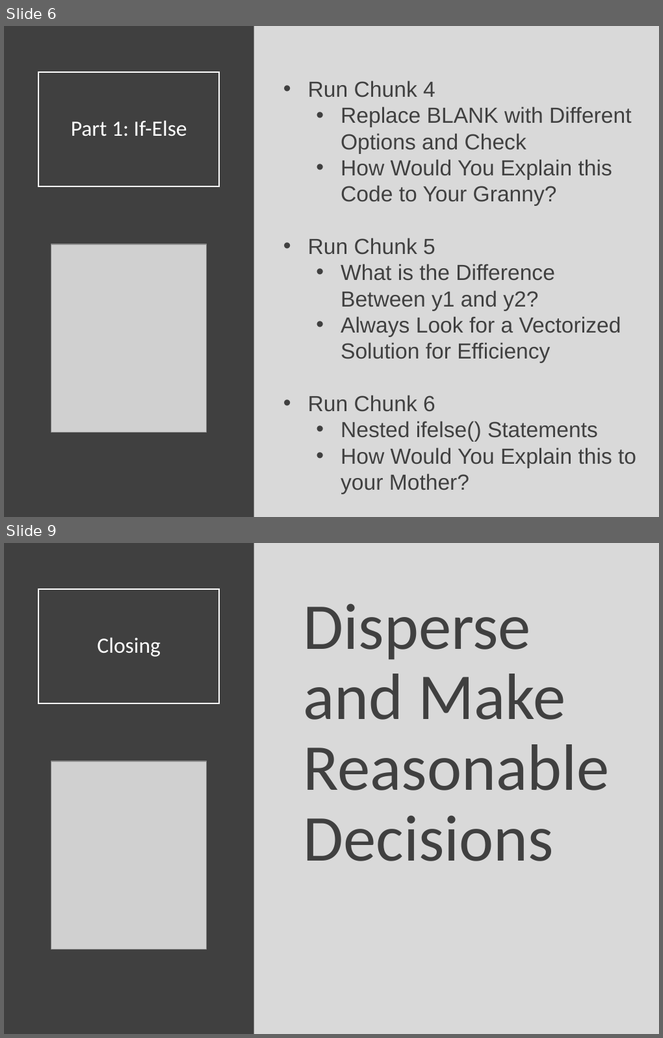
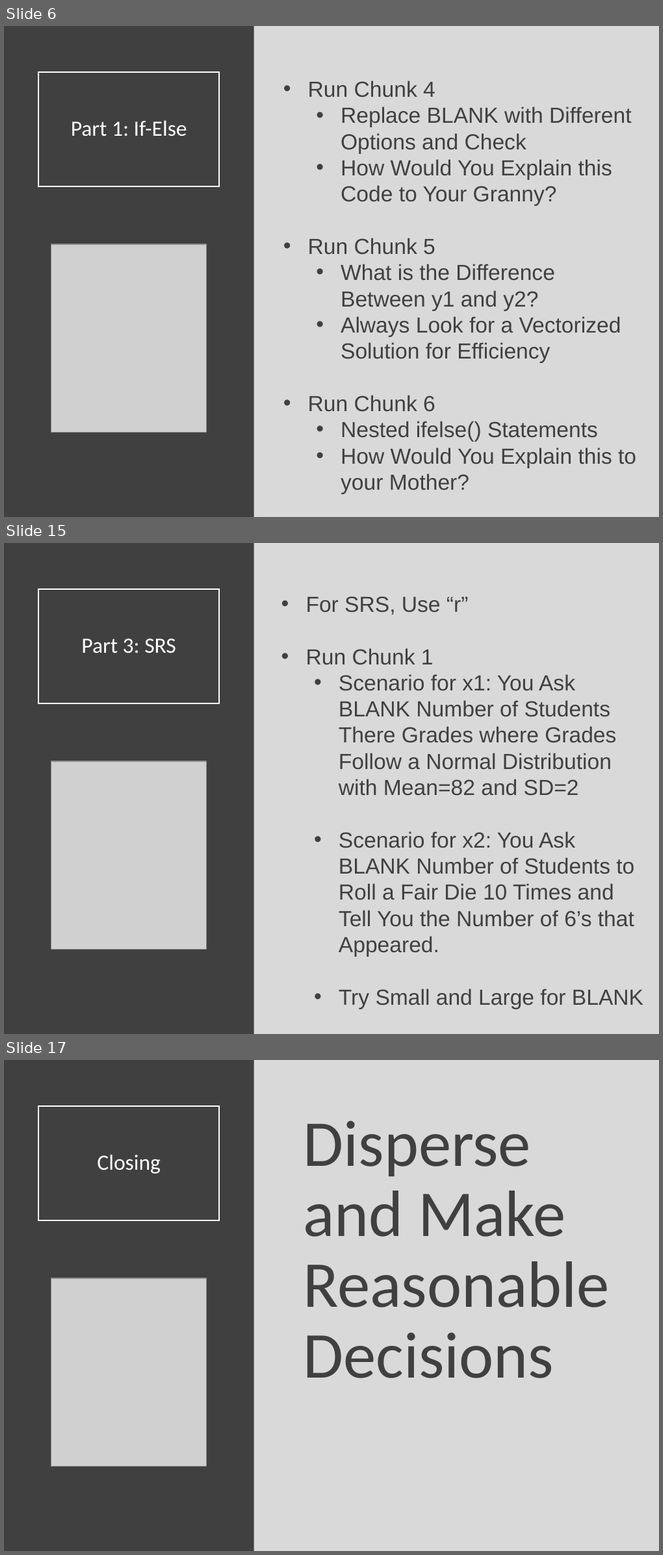
Before and after one commit to Yixf-Self/STOR320_WEBSITE, a slide deck: Lecture/Lecture 18/Lecture 18.pptx. Shown one above the other, each under a label of ours: slides 6 and 9 before the commit, slides 6, 15 and 17 after it; the slides between them are not shown. The pictures are 663x1038 and 663x1555 pixels, drawn with LibreOffice and Linux fonts; fonts in the diff are those of the drawing; grey boxes stand for pictures. Boxes give left, top, right and bottom in pixels: in the first picture for what was removed or moved away, otherwise in the second. Text is boxed around its words. In the diff, an @@ line names an element or a change of style, - is before the commit and + after.

```diff
--- a/Lecture/Lecture 18/Lecture 18.pptx
+++ b/Lecture/Lecture 18/Lecture 18.pptx
@@ slide 15 added at <box>4,543,659,1034</box>, background #D9D9D9 @@
@@ rectangle added at <box>4,543,254,1034</box>, fill #404040 @@
@@ title added at <box>38,589,220,704</box>, outline #FFFFFF 1.5 pt, 24 pt, text #FFFFFF @@
+Part 3: SRS
@@ text added at <box>306,596,644,1010</box>, 24 pt, text #404040 @@
+• For SRS, Use “r”
+• Run Chunk 1
+  • Scenario for x1: You Ask BLANK Number of Students There Grades where Grades Follow a Normal Distribution with Mean=82 and SD=2
+  • Scenario for x2: You Ask BLANK Number of Students to Roll a Fair Die 10 Times and Tell You the Number of 6’s that Appeared.
+  • Try Small and Large for BLANK
@@ picture added at <box>51,761,206,949</box> @@
@@ what was slide 9 is now slide 17 @@
```
Also in this commit, not shown: 3 slides changed, 7 other slides added, 8 other files.
